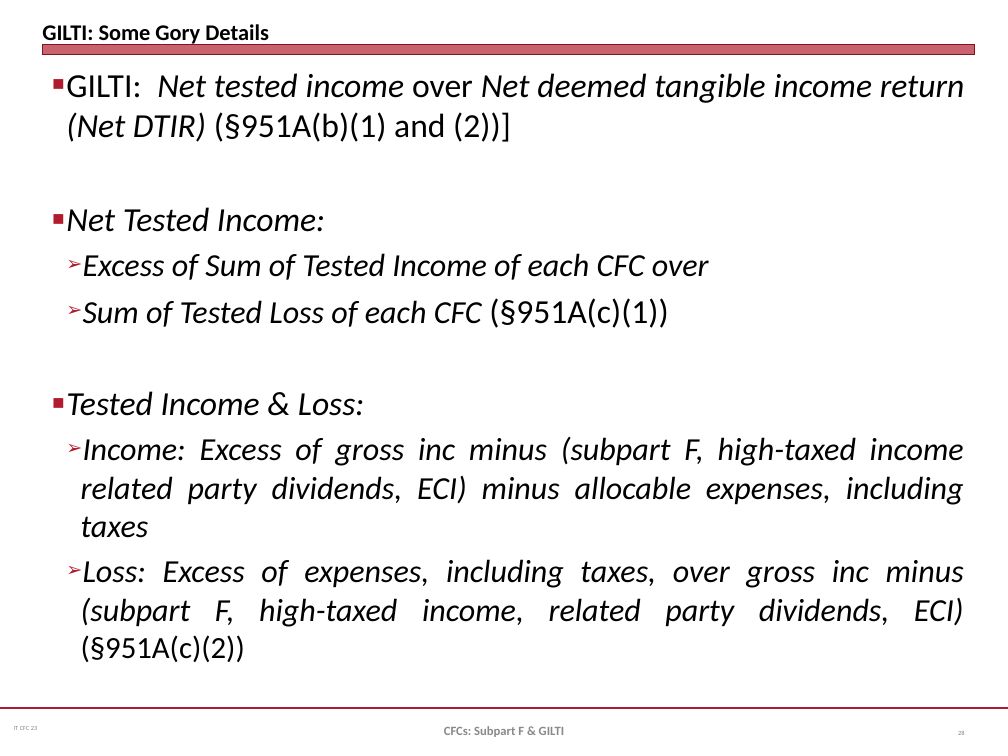
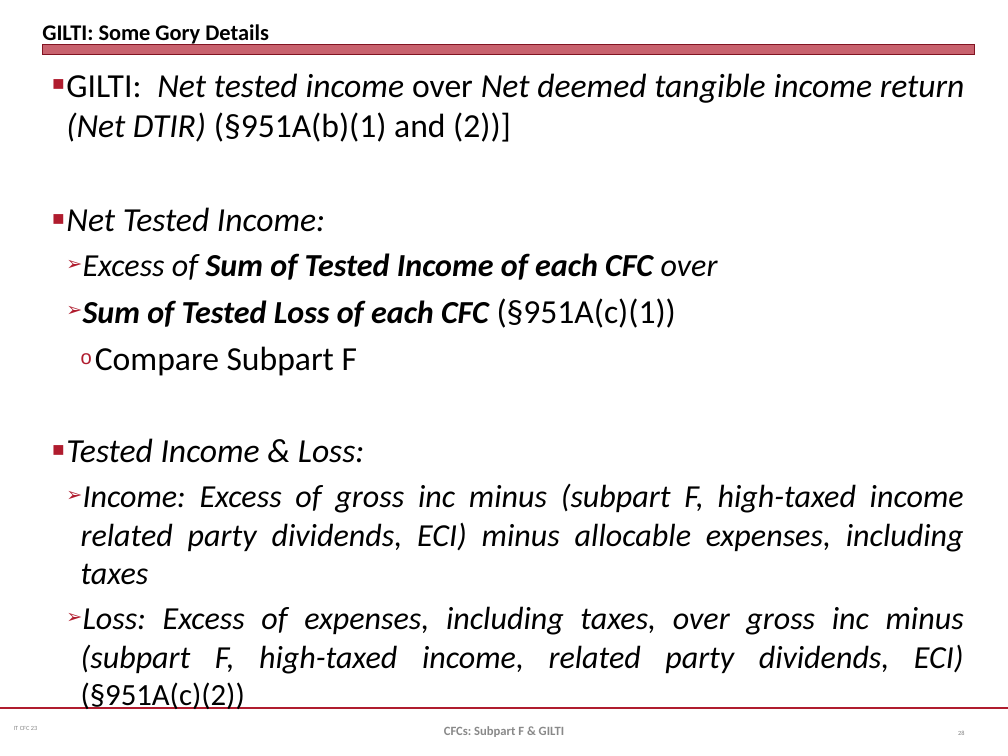
Before and after one commit to jmc877/International-Tax, a slide deck: slide 28 of slides/IT_CFC_23.pptx. Drawn at 1008x756 pixels with LibreOffice and Linux fonts; fonts in the diff are those of the drawing. Boxes give left, top, right and bottom in pixels: in the first picture for what was removed or moved away, otherwise in the second. Text is boxed around its words. In the diff, an @@ line names an element or a change of style, - is before the commit and + after.

```diff
--- a/slides/IT_CFC_23.pptx
+++ b/slides/IT_CFC_23.pptx
@@ text at [83,253,718,328]: bold on in "Sum of Tested Income of each CFC", "Sum of Tested Loss of each CFC" @@
@@ text at [95,346,357,376]: paragraph added @@
+    o Compare Subpart F
```
Also in this commit, not shown: 13 other slides changed, 4 other files.
